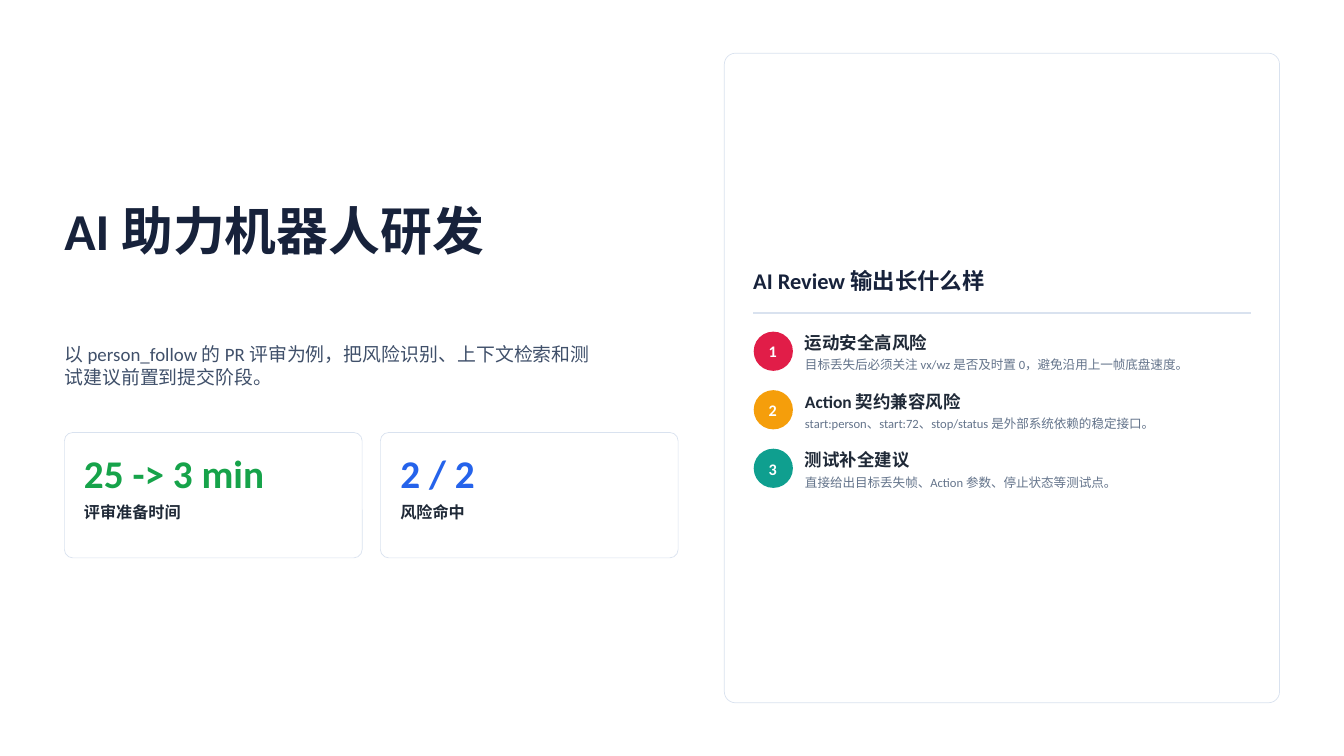
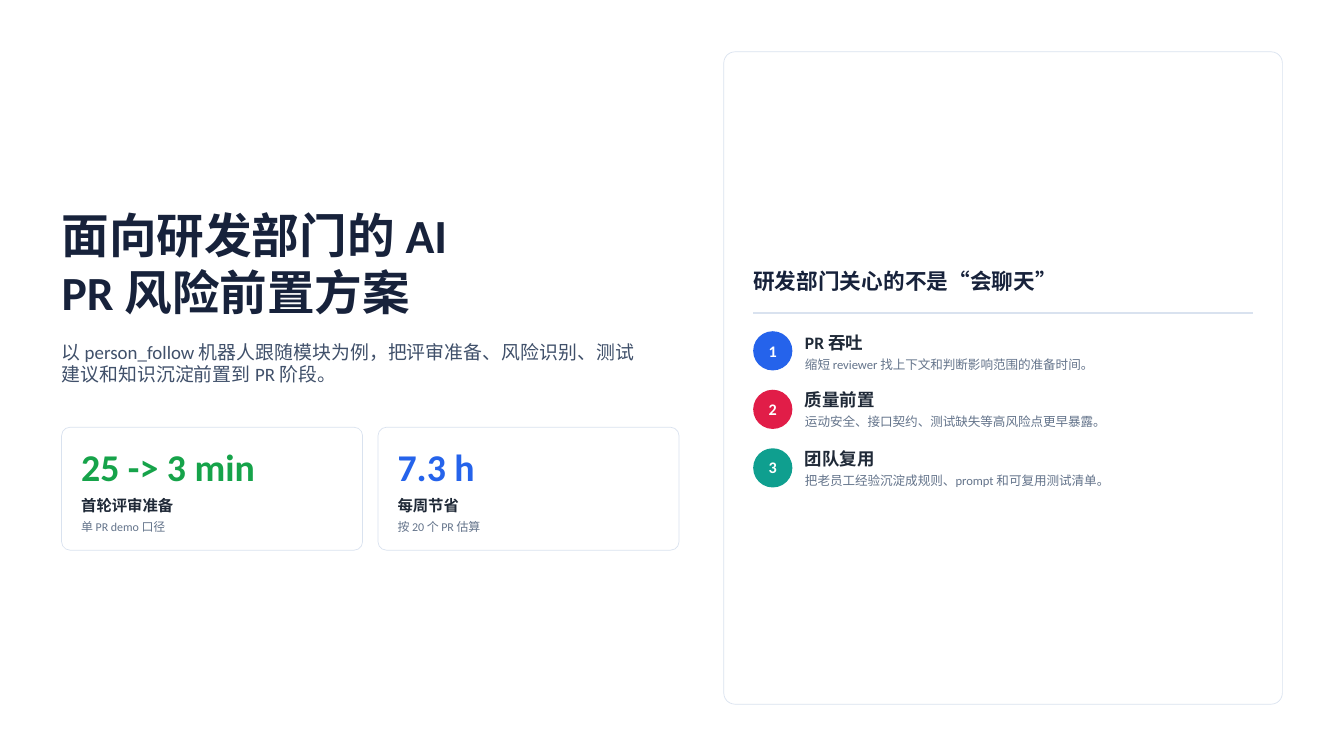
Before and after one commit to shanpenghui/person-follow-ai-reviewer-demo, a slide deck: slide 1 of slides_output/person_follow_ai_review_efficiency.pptx. Drawn at 1344x756 pixels with LibreOffice and Linux fonts; fonts in the diff are those of the drawing. Boxes give left, top, right and bottom in pixels: in the first picture for what was removed or moved away, otherwise in the second. Text is boxed around its words. In the diff, an @@ line names an element or a change of style, - is before the commit and + after.

```diff
--- a/slides_output/person_follow_ai_review_efficiency.pptx
+++ b/slides_output/person_follow_ai_review_efficiency.pptx
@@ text at (62, 212, 447, 315): text changed; size 55.5 to 51 pt @@
-AI 助力机器人研发
+面向研发部门的 AI PR 风险前置方案
@@ text at (753, 270, 1057, 291): text changed; size 24 to 23.2 pt @@
-AI Review 输出长什么样
+研发部门关心的不是“会聊天”
@@ text at (62, 343, 634, 383): text changed @@
-以 person_follow 的 PR 评审为例，把风险识别、上下文检索和测试建议前置到提交阶段。
+以 person_follow 机器人跟随模块为例，把评审准备、风险识别、测试建议和知识沉淀前置到 PR 阶段。
@@ rounded rectangle at (753, 331, 792, 370): fill #E11D48 to #2563EB @@
@@ text at (805, 334, 863, 351): text changed @@
-运动安全高风险
+PR 吞吐
@@ text at (805, 358, 1093, 370): text changed @@
-目标丢失后必须关注 vx/wz 是否及时置 0，避免沿用上一帧底盘速度。
+缩短 reviewer 找上下文和判断影响范围的准备时间。
@@ text at (805, 388, 875, 411): text changed @@
-Action 契约兼容风险
+质量前置
@@ rounded rectangle at (753, 390, 792, 429): fill #F59E0B to #E11D48 @@
@@ text at (805, 415, 1106, 427): text changed @@
-start:person、start:72、stop/status 是外部系统依赖的稳定接口。
+运动安全、接口契约、测试缺失等高风险点更早暴露。
@@ rounded rectangle: place and size @@
-rounded rectangle at (65, 433, 362, 558)
+rounded rectangle at (62, 427, 363, 550)
@@ rounded rectangle at (62, 427, 363, 550): proportions changed @@
@@ text "25 -> 3 min" at (81, 454, 255, 482): size 42 to 40.5 pt @@
@@ rounded rectangle at (378, 427, 679, 550): proportions changed @@
@@ rounded rectangle: place and size @@
-rounded rectangle at (380, 433, 678, 558)
+rounded rectangle at (378, 427, 679, 550)
@@ text at (398, 454, 474, 482): text changed; size 42 to 40.5 pt @@
-2 / 2
+7.3 h
@@ text at (805, 474, 1109, 487): text changed @@
-直接给出目标丢失帧、Action 参数、停止状态等测试点。
+把老员工经验沉淀成规则、prompt 和可复用测试清单。
@@ text at (805, 450, 875, 467): text changed @@
-测试补全建议
+团队复用
@@ text at (81, 498, 173, 513): text changed; size 17.2 to 16.5 pt @@
-评审准备时间
+首轮评审准备
@@ text at (398, 498, 459, 513): text changed; size 17.2 to 16.5 pt @@
-风险命中
+每周节省
@@ text added at (81, 521, 166, 532), 12.8 pt, text #64748B @@
+单 PR demo 口径
@@ text added at (398, 521, 481, 532), 12.8 pt, text #64748B @@
+按 20 个 PR 估算
```
Also in this commit, not shown: 3 other slides changed, 2 slides added, 2 slides removed, 10 other files.
